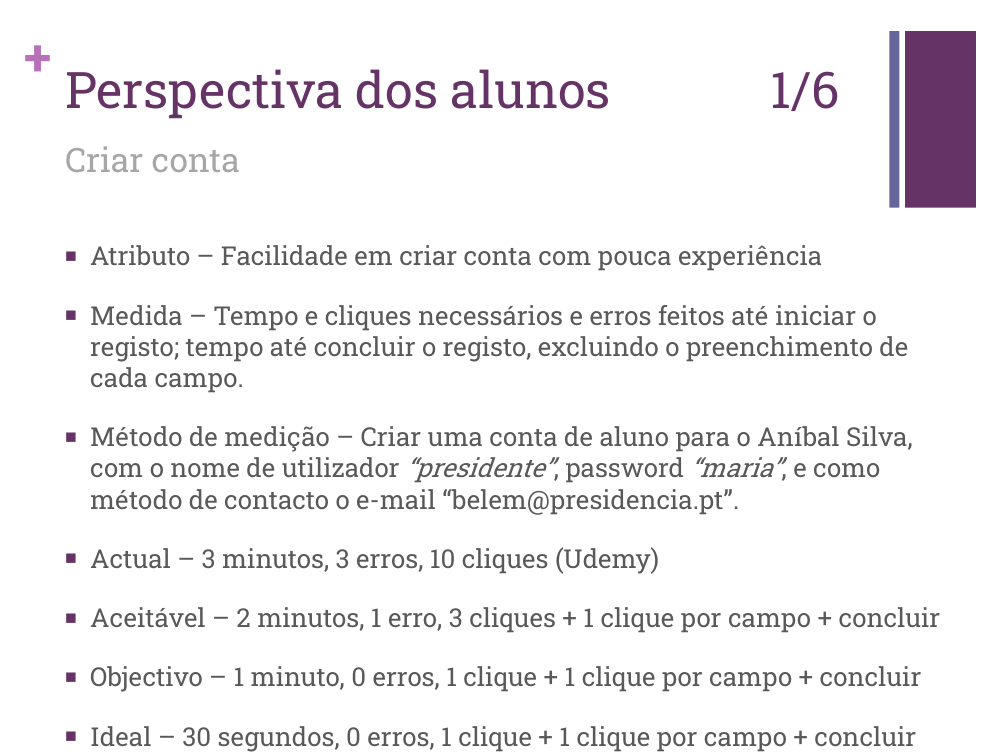
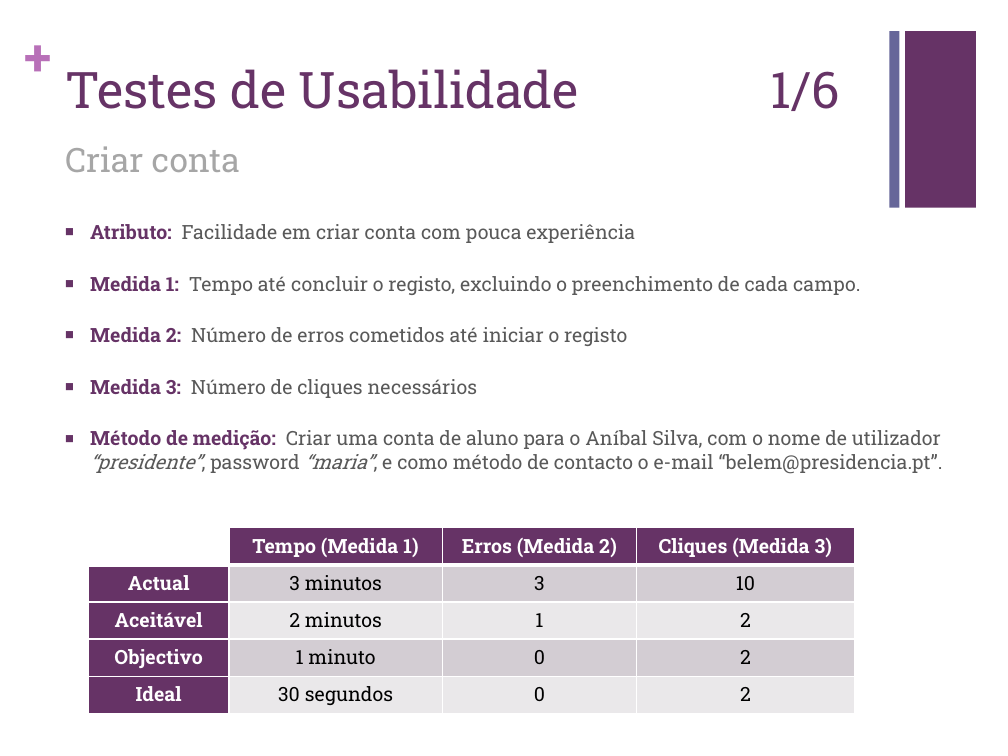
Before and after one commit to carboned4/C_C_U-2015-10, a slide deck: slide 5 of Aula 08/G10 - Apresentacao - Lab08.pptx (slide 3 before the commit). Drawn at 1008x756 pixels with LibreOffice and Linux fonts; fonts in the diff are those of the drawing. Boxes give left, top, right and bottom in pixels: in the first picture for what was removed or moved away, otherwise in the second. Text is boxed around its words. In the diff, an @@ line names an element or a change of style, - is before the commit and + after.

Commit message:
update ppt

```diff
--- a/Aula 08/G10 - Apresentacao - Lab08.pptx
+++ b/Aula 08/G10 - Apresentacao - Lab08.pptx
@@ title at (65,69,840,111): text changed @@
-Perspectiva dos alunos 1/6
+Testes de Usabilidade 1/6
@@ text at (90,224,943,474): text changed; size 18.6 to 14 pt @@
-■ Atributo – Facilidade em criar conta com pouca experiência
-■ Medida – Tempo e cliques necessários e erros feitos até iniciar o registo; tempo até concluir o registo, excluindo o preenchimento de cada campo.
-■ Método de medição – Criar uma conta de aluno para o Aníbal Silva, com o nome de utilizador “presidente”, password “maria”, e como método de contacto o e-mail “belem@presidencia.pt”.
-■ Actual – 3 minutos, 3 erros, 10 cliques (Udemy)
-■ Aceitável – 2 minutos, 1 erro, 3 cliques + 1 clique por campo + concluir
-■ Objectivo – 1 minuto, 0 erros, 1 clique + 1 clique por campo + concluir
-■ Ideal – 30 segundos, 0 erros, 1 clique + 1 clique por campo + concluir
+■ Atributo: Facilidade em criar conta com pouca experiência
+■ Medida 1: Tempo até concluir o registo, excluindo o preenchimento de cada campo.
+■ Medida 2: Número de erros cometidos até iniciar o registo
+■ Medida 3: Número de cliques necessários
+■ Método de medição: Criar uma conta de aluno para o Aníbal Silva, com o nome de utilizador “presidente”, password “maria”, e como método de contacto o e-mail “belem@presidencia.pt”.
@@ table added at (89,528,855,714), 5 rows, 4 columns @@
+ | Tempo (Medida 1) | Erros (Medida 2) | Cliques (Medida 3)
+Actual | 3 minutos | 3 | 10
+Aceitável | 2 minutos | 1 | 2
+Objectivo | 1 minuto | 0 | 2
+Ideal | 30 segundos | 0 | 2
```
Also in this commit, not shown: 7 other slides changed, 2 slides added.
